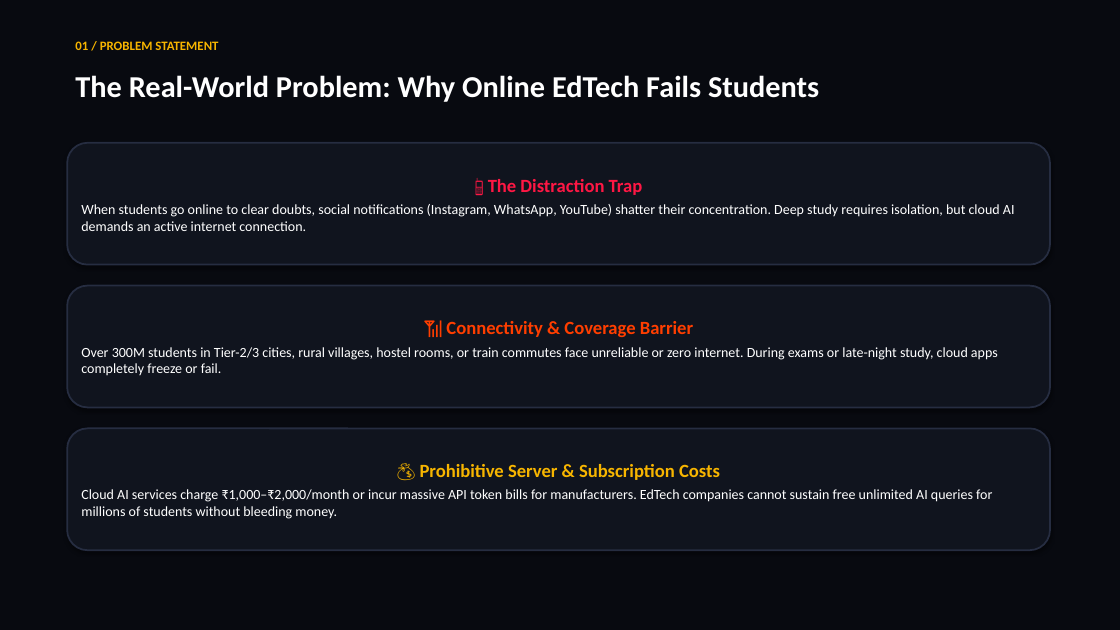
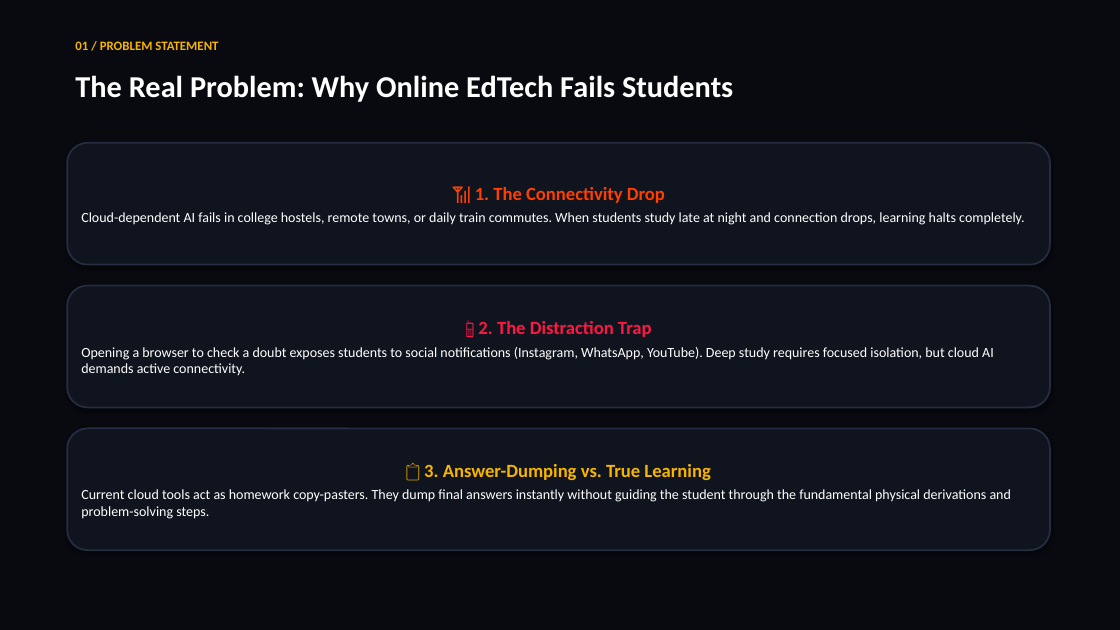
Before and after one commit to vinayvaranasi0711-alt/iqoo-edgetutor, a slide deck: slide 2 of submission/iQOO_EdgeTutor_PitchDeck.pptx. Drawn at 1120x630 pixels with LibreOffice and Linux fonts; fonts in the diff are those of the drawing. Boxes give left, top, right and bottom in pixels: in the first picture for what was removed or moved away, otherwise in the second. Text is boxed around its words. In the diff, an @@ line names an element or a change of style, - is before the commit and + after.

```diff
--- a/submission/iQOO_EdgeTutor_PitchDeck.pptx
+++ b/submission/iQOO_EdgeTutor_PitchDeck.pptx
@@ text at (75, 75, 733, 102): text changed @@
-The Real-World Problem: Why Online EdTech Fails Students
+The Real Problem: Why Online EdTech Fails Students
@@ text in rounded rectangle at (81, 187, 1024, 225): text changed @@
-📱 The Distraction Trap
-When students go online to clear doubts, social notifications (Instagram, WhatsApp, YouTube) shatter their concentration. Deep study requires isolation, but cloud AI demands an active internet connection.
+📶 1. The Connectivity Drop
+Cloud-dependent AI fails in college hostels, remote towns, or daily train commutes. When students study late at night and connection drops, learning halts completely.
@@ text in rounded rectangle at (81, 321, 994, 375): text changed @@
-📶 Connectivity & Coverage Barrier
-Over 300M students in Tier-2/3 cities, rural villages, hostel rooms, or train commutes face unreliable or zero internet. During exams or late-night study, cloud apps completely freeze or fail.
+📱 2. The Distraction Trap
+Opening a browser to check a doubt exposes students to social notifications (Instagram, WhatsApp, YouTube). Deep study requires focused isolation, but cloud AI demands active connectivity.
@@ text in rounded rectangle at (81, 464, 1011, 519): text changed @@
-💰 Prohibitive Server & Subscription Costs
-Cloud AI services charge ₹1,000–₹2,000/month or incur massive API token bills for manufacturers. EdTech companies cannot sustain free unlimited AI queries for millions of students without bleeding money.
+📋 3. Answer-Dumping vs. True Learning
+Current cloud tools act as homework copy-pasters. They dump final answers instantly without guiding the student through the fundamental physical derivations and problem-solving steps.
```
Also in this commit, not shown: 1 other slide changed, 3 slides added, 5 slides removed, 6 other files.
